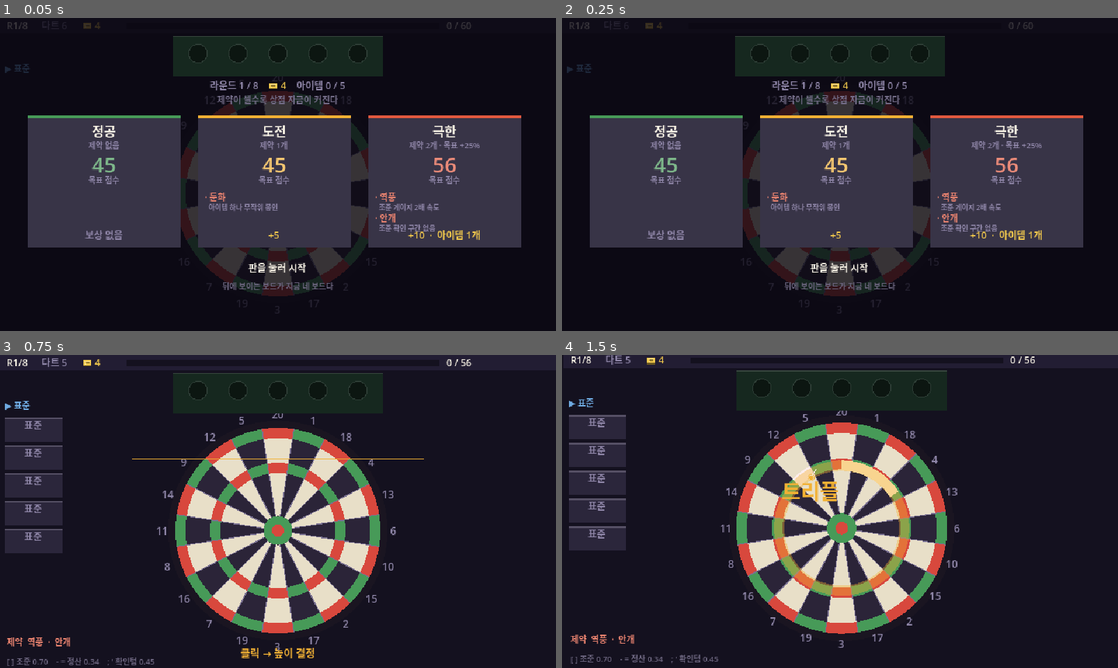
Above: before the commit, frames 1-4 (two rows, left to right).
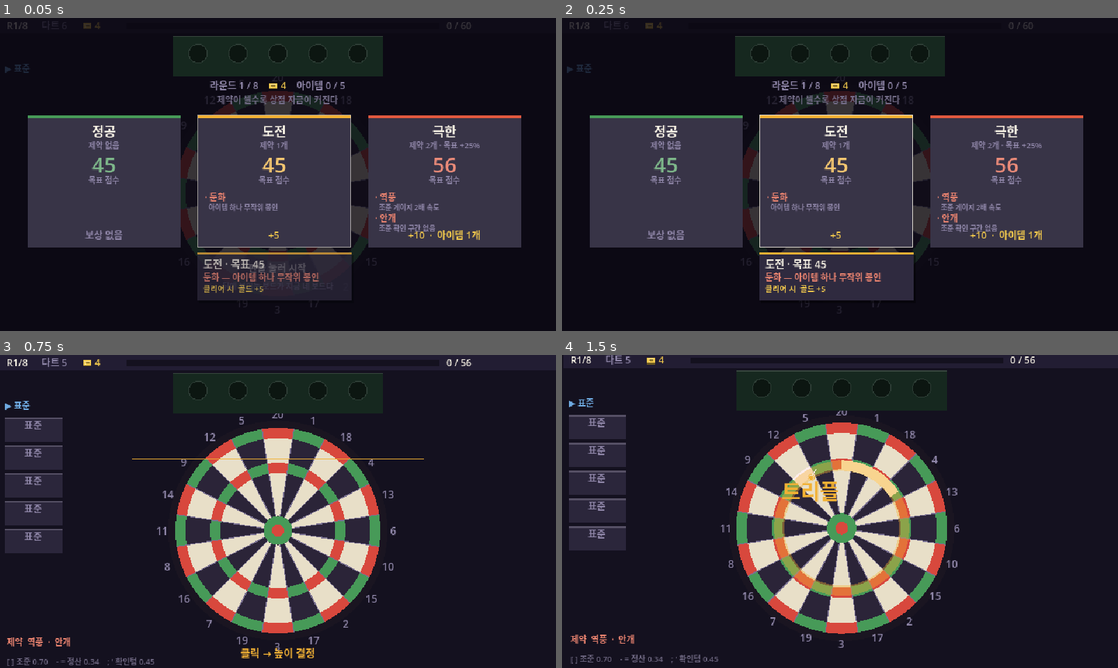
Above: after the commit, the same moments.

Repository: GGbong69/test-03
Game: Godot game, scene res://scenes/main.tscn
The game is run twice, just before and just after one commit, with the same random seed, the same clock (stepped at 60 frames per second) and the same inputs.
Inputs (mouse positions are in pixels of both pictures, inside the frame that each line leads up to):
- Up to frame 1 (0.05 s): no input
- Up to frame 2 (0.25 s): no input
- Up to frame 3 (0.75 s): tap Enter at 0.5 s; move the mouse to (400, 495) at 0.52 s; click (400, 495) at 0.67 s
- Up to frame 4 (1.5 s): tap Space at 0.77, 1.25 s; move the mouse to (728, 527) at 1.27 s; click (728, 527) at 1.42 s

The runs differ from the first frame. In frame 1, 2.8% of the frame differs, in the area x 35-64%, y 30-91%; in frame 2, 3.7%; in frame 3, nothing differs; in frame 4, nothing differs.

Commit message:
마우스 오버 툴팁 추가
칩 랙 · 상점 매대 · 스테이지 3택 · 탄창 목록에 커서를 올리면
설명이 대상 옆에 뜬다.

대상은 매 프레임 새로 찾아 그 프레임에 소비한다. 인덱스를
프레임 너머로 들고 가지 않으므로 상점이 리롤되거나 아이템이
사라져도 범위를 넘을 수 없다.

호버 피드백에 리프트를 쓰지 않는다. 발동 스프링의 실제 최대
리프트가 3px 뿐이라 호버까지 들어올리면 "발동은 크게, 호버는
조용히" 라는 어휘가 뒤집힌다. 링 하나로만 표시한다.

점수 카드가 떠 있는 동안에는 칩 랙을 호버 대상에서 뺀다.
카드가 y74 로 올라오면 랙 툴팁과 정면으로 겹치는데 위는
상단바라 앵커를 뒤집어서 피할 수 없다.

테두리는 대상과 같이 흔들리고 판은 흔들리지 않는다. shake 가
크면 아예 그리지 않는다 — 그 순간 글을 읽는 사람은 없다.

상점 툴팁은 못 사는 이유를 누르기 전에 말한다. _deny() 는 세
가지 원인을 한 문장으로 뭉개고 있었다.

같이 고친 것 — sealed 가 _start_round 에서만 갱신되어 스테이지
선택 화면의 칩 랙이 지난 라운드 봉인을 그대로 보여주고 있었다.
_open_stage 에서 지운다.

칩 그리기는 draw_item_chip 으로 모아 랙과 상점이 같은 그림을
쓰게 했다.

gold_text 에 남아 있던 ◆ 를 없앴다. 통화는 플라크로 그리기로
했으므로 표기가 어긋나 있었다.

Co-Authored-By: Claude Opus 5 <noreply@anthropic.com>

Diff:
--- a/scripts/data.gd
+++ b/scripts/data.gd
@@ -200,11 +200,11 @@
 # 골드 반쪽은 item_desc 에 섞지 않는다 — 발동 시점이 다르므로 따로 보여준다.
 static func gold_text(g: String, gv: int) -> String:
 	match g:
-		"clear": return "클리어 시 ◆ +%d" % gv
-		"spare": return "남은 다트 1개당 ◆ +%d" % gv
-		"clean": return "한 발도 안 빗나가면 ◆ +%d" % gv
-		"blitz": return "남은 다트 %d개 이상이면 ◆ +%d" % [GOLD_BLITZ, gv]
-		"broke": return "정산 때 보유 ◆ %d 이하면 ◆ +%d" % [GOLD_BROKE, gv]
+		"clear": return "클리어 시 골드 +%d" % gv
+		"spare": return "남은 다트 1개당 골드 +%d" % gv
+		"clean": return "한 발도 안 빗나가면 골드 +%d" % gv
+		"blitz": return "남은 다트 %d개 이상이면 골드 +%d" % [GOLD_BLITZ, gv]
+		"broke": return "정산 때 보유 골드 %d 이하면 +%d" % [GOLD_BROKE, gv]
 	return ""
 
 
--- a/scripts/game.gd
+++ b/scripts/game.gd
@@ -464,6 +464,9 @@
 
 
 func _open_stage() -> void:
+	# 봉인은 _start_round 에서만 다시 뽑힌다. 지우지 않으면 스테이지 선택
+	# 화면의 칩 랙이 지난 라운드 봉인을 그대로 보여준다.
+	sealed = -1
 	var base := GameData.target_of(round_no)
 	stage_pick.clear()
 	var pool := GameData.MODIFIERS.duplicate()
@@ -641,6 +644,7 @@
 			if qt <= 0.0:
 				_next_step()
 
+	_tip_update(d)
 	queue_redraw()
 
 
@@ -1040,7 +1044,9 @@
 
 func _draw() -> void:
 	draw_rect(Rect2(Vector2.ZERO, VIEW), C_BG)
-	draw_set_transform(Vector2(randf_range(-shake, shake), randf_range(-shake, shake)))
+	# 툴팁이 대상 테두리만 같이 흔들고 판은 고정하려면 이 값을 알아야 한다
+	var sh := Vector2(randf_range(-shake, shake), randf_range(-shake, shake))
+	draw_set_transform(sh)
 
 	_draw_board()
 	_draw_fx()
@@ -1063,6 +1069,7 @@
 	else:
 		_draw_hint()
 
+	_tip_draw(sh)
 	draw_set_transform(Vector2.ZERO)
 	if screen_flash > 0.0:
 		draw_rect(Rect2(Vector2.ZERO, VIEW), Color(1.0, 1.0, 1.0, screen_flash * 0.34))
@@ -1332,11 +1339,23 @@
 			Vector2(PANEL.cell, pr.size.y))
 
 
-func _chip_tier(cost: int) -> Dictionary:
-	for t in CHIP_TIERS:
-		if cost <= t.max:
-			return t
-	return CHIP_TIERS[CHIP_TIERS.size() - 1]
+func _chip_ti(cost: int) -> int:
+	for i in CHIP_TIERS.size():
+		if cost <= CHIP_TIERS[i].max:
+			return i
+	return CHIP_TIERS.size() - 1
+
+
+# 아이템 하나를 칩으로 그린다. 랙과 상점이 같은 그림을 쓰도록 여기 하나로 모았다.
+func draw_item_chip(c: Vector2, r: float, it: Dictionary, rot: float, lift: float,
+		dim: float, num_sz: int) -> void:
+	var ti := _chip_ti(it.cost)
+	draw_chip(c, r, CHIP_TIERS[ti], CHIP_SPOTS[ti], rot, lift,
+			it.get("g", "") != "", dim)
+	var val := ("×" + str(it.v)) if it.k == "xmult" else str(it.v)
+	var ink: Color = C_CHIP.lightened(0.5) if it.k == "chip" else C_MULT.lightened(0.45)
+	draw_string(font, c + Vector2(-r, float(num_sz) * 0.34), val,
+			HORIZONTAL_ALIGNMENT_CENTER, r * 2.0, num_sz, ink.darkened(dim))
 
 
 func draw_chip(c: Vector2, r: float, tier: Dictionary, spots: int, rot: float,
@@ -1427,18 +1446,13 @@
 		draw_circle(c + Vector2(1.5, 3.0 + up * PANEL.lift), r,
 				Color(0.0, 0.0, 0.0, up * PANEL.shadow))
 
-	draw_chip(c, r, _chip_tier(it.cost), CHIP_SPOTS[CHIP_TIERS.find(_chip_tier(it.cost))],
-			bounce * PANEL.spin, up * PANEL.lift,
-			it.get("g", "") != "" and not lock, 0.55 if lock else 0.0)
-
-	# 인레이 숫자 — 효과 수치만. 색으로 점수인지 배수인지 가른다
-	var val := str(it.v)
-	if it.k == "xmult":
-		val = "×" + str(it.v)
-	var ink: Color = C_CHIP.lightened(0.5) if it.k == "chip" else C_MULT.lightened(0.45)
-	draw_string(font, c + Vector2(-r, 4.0), val,
-			HORIZONTAL_ALIGNMENT_CENTER, r * 2.0, 12,
-			ink.darkened(0.55) if lock else ink)
+	draw_item_chip(c, r, it, bounce * PANEL.spin, up * PANEL.lift,
+			0.55 if lock else 0.0, 12)
+
+	# 호버 링 — 리프트는 안 쓴다. 발동 스프링의 실제 최대 리프트가 3px 뿐이라
+	# 호버까지 들어올리면 두 어휘가 뒤집힌다.
+	if i == tip_slot and tip_a > 0.004:
+		draw_arc(c, r + 2.0, 0.0, TAU, 24, Color(C_ACC, tip_a), 1.0)
 
 	# 평소엔 조건 태그, 발동 직후엔 이름 — 자리를 옮기지 않고 덮어쓴다
 	var tag := GameData.gold_tag(it.get("g", "")) if it.get("g", "") != "" else ""
@@ -1455,6 +1469,213 @@
 	draw_string(font, cell.position + Vector2(0.0, cell.size.y - 3.0), label,
 			HORIZONTAL_ALIGNMENT_CENTER, cell.size.x, 9, col)
 
+
+
+# ══════════════════════════════════════════════════════════
+#  툴팁 (마우스 오버)
+# ──────────────────────────────────────────────────────────
+#  바깥과 닿는 곳은 둘뿐이다.
+#    _tip_update(d)  매 프레임 진행     (_process 끝)
+#    _tip_draw(sh)   오버레이 다음에    (_draw)
+#  칩 랙의 호버 링만 tip_slot / tip_a 를 읽는다.
+#
+#  대상은 매 프레임 새로 찾아 그 프레임에 소비한다. 인덱스를
+#  프레임 너머로 들고 가지 않으므로 상점이 갈리거나 아이템이
+#  사라져도 범위를 넘을 수 없다.
+# ══════════════════════════════════════════════════════════
+
+const TIP := {
+	"w": 178.0,          # 판 폭 (고정 — 대상마다 크기가 출렁이면 눈이 다시 초점을 잡는다)
+	"pad": 7.0,
+	"gap": 6.0,          # 대상과 판 사이
+	"title": 15.0,       # 제목 줄 높이
+	"line": 13.0,        # 본문 줄 높이
+	"fade": 14.0,        # 페이드 속도
+	"quiet": 6.0,        # shake 가 이보다 크면 아예 안 그린다 (읽을 수 없다)
+}
+
+var tip_title := ""
+var tip_lines := []             # [{"s": String, "sz": int, "c": Color}]
+var tip_chip := {}              # 제목 옆 미니칩으로 그릴 아이템 (없으면 빈 사전)
+var tip_mark := Rect2()         # 대상 테두리 (칩 랙은 링으로 대신하므로 빈 값)
+var tip_slot := -1              # 호버 중인 칩 랙 칸
+var tip_a := 0.0                # 페이드
+
+
+func _tip_add(t: String, sz: int, c: Color) -> void:
+	if t != "":
+		tip_lines.append({"s": t, "sz": sz, "c": c})
+
+
+func _tip_clear() -> void:
+	tip_title = ""
+	tip_lines = []
+	tip_chip = {}
+	tip_mark = Rect2()
+	tip_slot = -1
+
+
+# 지금 커서 아래에 무엇이 있는가. 없으면 빈 사전.
+func _tip_hit(m: Vector2) -> Dictionary:
+	match state:
+		S.SHOP:
+			for i in stock.size():
+				if _stock_rect(i).has_point(m):
+					return {"k": "stock", "i": i}
+		S.STAGE:
+			for i in stage_pick.size():
+				if _stage_rect(i).has_point(m):
+					return {"k": "stage", "i": i}
+			for i in GameData.MAX_ITEMS:
+				if _slot_rect(i).has_point(m):
+					return {"k": "rack", "i": i}
+		S.PICK, S.AIM_V, S.AIM_H:
+			if state == S.PICK:
+				for i in remaining.size():
+					if _mag_rect(i).has_point(m):
+						return {"k": "mag", "i": i}
+			# 점수 카드가 떠 있으면 랙 툴팁이 카드를 정면으로 덮는다.
+			# 위는 상단바라 앵커를 뒤집어서 못 피한다 — 그동안 대상에서 뺀다.
+			if card_p <= 0.004:
+				for i in GameData.MAX_ITEMS:
+					if _slot_rect(i).has_point(m):
+						return {"k": "rack", "i": i}
+	return {}
+
+
+func _tip_build(hit: Dictionary) -> void:
+	_tip_clear()
+	if hit.is_empty():
+		return
+
+	var i: int = hit.i
+	match hit.k:
+		"rack":
+			tip_mark = Rect2()
+			tip_slot = i
+			if i >= owned.size():
+				tip_title = "빈 칸"
+				_tip_add("상점에서 칩을 사면 여기 꽂힌다", 9, C_DIM)
+				_tip_add("최대 %d개" % GameData.MAX_ITEMS, 9, C_DIM.darkened(0.2))
+				return
+			var it: Dictionary = owned[i]
+			tip_title = it.n
+			tip_chip = it
+			_tip_add(GameData.cond_text(it.c), 10, C_DIM)
+			_tip_add(GameData.eff_text(it.k, it.v), 11,
+					C_CHIP.lightened(0.35) if it.k == "chip" else C_MULT.lightened(0.3))
+			if it.get("g", "") != "":
+				_tip_add(GameData.gold_text(it.g, it.gv), 9, C_GOLD)
+			if i == sealed:
+				_tip_add("이번 판 봉인 — 발동하지 않는다", 9, C_MULT.lightened(0.25))
+		"stock":
+			var s: Dictionary = stock[i]
+			tip_mark = _stock_rect(i)
+			tip_title = s.d.n
+			if s.type == "item":
+				tip_chip = s.d
+				_tip_add(GameData.cond_text(s.d.c), 10, C_DIM)
+				_tip_add(GameData.eff_text(s.d.k, s.d.v), 11,
+						C_CHIP.lightened(0.35) if s.d.k == "chip" else C_MULT.lightened(0.3))
+				if s.d.get("g", "") != "":
+					_tip_add(GameData.gold_text(s.d.g, s.d.gv), 9, C_GOLD)
+			else:
+				_tip_add(s.d.d, 10, C_DIM)
+				_tip_add("보드를 바꾼다 — 런이 끝날 때까지 남는다" if s.type == "mod"
+						else "탄창의 표준 다트 1개와 바꾼다", 9, C_DIM.darkened(0.2))
+			# 못 사는 이유를 누르기 전에 알려준다. _deny() 는 세 원인을 한 문장으로 뭉갠다.
+			if s.sold:
+				_tip_add("이미 구매함", 9, C_DIM.darkened(0.3))
+			elif gold < s.cost:
+				_tip_add("골드가 %d 모자란다" % (s.cost - gold), 9, C_RED.lightened(0.2))
+			elif s.type == "item" and owned.size() >= GameData.MAX_ITEMS:
+				_tip_add("칩 랙이 꽉 찼다 (%d/%d)" % [owned.size(), GameData.MAX_ITEMS],
+						9, C_RED.lightened(0.2))
+			elif s.type == "dart" and _std_slot() < 0:
+				_tip_add("바꿀 표준 다트가 없다", 9, C_RED.lightened(0.2))
+		"stage":
+			var sp: Dictionary = stage_pick[i]
+			tip_mark = _stage_rect(i)
+			tip_title = "%s · 목표 %d" % [sp.d.n, sp.target]
+			if sp.mods.is_empty():
+				_tip_add("제약 없음 — 기본 목표 그대로", 10, C_DIM)
+			else:
+				for md in sp.mods:
+					_tip_add("%s — %s" % [md.n, md.d], 10, C_MULT.lightened(0.25))
+			var rw := []
+			if sp.d.gold > 0:
+				rw.append("골드 +%d" % sp.d.gold)
+			if sp.d.item:
+				rw.append("아이템 1개")
+			_tip_add(("클리어 시  " + "  ·  ".join(rw)) if not rw.is_empty()
+					else "추가 보상 없음", 9, C_GOLD if not rw.is_empty() else C_DIM.darkened(0.2))
+		"mag":
+			var dd: Dictionary = remaining[i]
+			tip_mark = _mag_rect(i)
+			tip_title = dd.n
+			_tip_add(dd.d, 10, C_DIM)
+			_tip_add("게이지 ×%.2f" % dd.gauge, 9, C_DIM.darkened(0.2))
+
+
+func _tip_size() -> Vector2:
+	var h: float = TIP.pad * 2.0 + TIP.title
+	for l in tip_lines:
+		h += TIP.line
+	return Vector2(TIP.w, h)
+
+
+# 대상 옆에 붙이되 화면 밖으로 나가지 않게 민다.
+func _tip_pos(sz: Vector2) -> Vector2:
+	var t := tip_mark
+	if tip_slot >= 0:
+		t = _slot_rect(tip_slot)
+	var x: float = clampf(t.get_center().x - sz.x * 0.5, 4.0, VIEW.x - sz.x - 4.0)
+	var y: float = t.end.y + TIP.gap
+	if y + sz.y > VIEW.y - 4.0:
+		y = t.position.y - TIP.gap - sz.y
+	return Vector2(x, maxf(y, 4.0))
+
+
+func _tip_update(d: float) -> void:
+	var hit := _tip_hit(get_local_mouse_position())
+	_tip_build(hit)
+	if hit.is_empty():
+		tip_a = maxf(tip_a - d * TIP.fade, 0.0)
+	else:
+		tip_a = minf(tip_a + d * TIP.fade, 1.0)
+
+
+func _tip_draw(sh: Vector2) -> void:
+	if tip_a <= 0.004 or tip_title == "" or shake > TIP.quiet:
+		return
+
+	# 테두리는 대상과 같이 흔들려야 어긋나 보이지 않는다 — 현재 transform 그대로.
+	if tip_mark.size.x > 0.0:
+		draw_rect(tip_mark, Color(C_TXT, tip_a * 0.9), false, 1.0)
+
+	# 판과 글자는 흔들리면 못 읽는다 — 흔들림 밖에서 그린다.
+	draw_set_transform(Vector2.ZERO)
+	var sz := _tip_size()
+	var p := _tip_pos(sz)
+	draw_rect(Rect2(p + Vector2(2.0, 3.0), sz), Color(0.0, 0.0, 0.0, tip_a * 0.4))
+	draw_rect(Rect2(p, sz), Color(C_PANEL.lightened(0.06), tip_a))
+	draw_rect(Rect2(p, Vector2(sz.x, 2.0)), Color(C_ACC, tip_a))
+
+	var tx: float = p.x + TIP.pad
+	if not tip_chip.is_empty():
+		draw_item_chip(p + Vector2(TIP.pad + 8.0, TIP.pad + 8.0), 8.0, tip_chip,
+				0.42, 0.0, 0.0, 8)
+		tx += 20.0
+	draw_string(font, Vector2(tx, p.y + TIP.pad + 11.0), tip_title,
+			HORIZONTAL_ALIGNMENT_LEFT, -1, 12, Color(C_TXT, tip_a))
+
+	var y: float = p.y + TIP.pad + TIP.title + 10.0
+	for l in tip_lines:
+		draw_string(font, Vector2(p.x + TIP.pad, y), l.s,
+				HORIZONTAL_ALIGNMENT_LEFT, sz.x - TIP.pad * 2.0, l.sz, Color(l.c, tip_a))
+		y += TIP.line
+
+	draw_set_transform(sh)
 
 func _draw_card() -> void:
 	if card_p <= 0.004:
